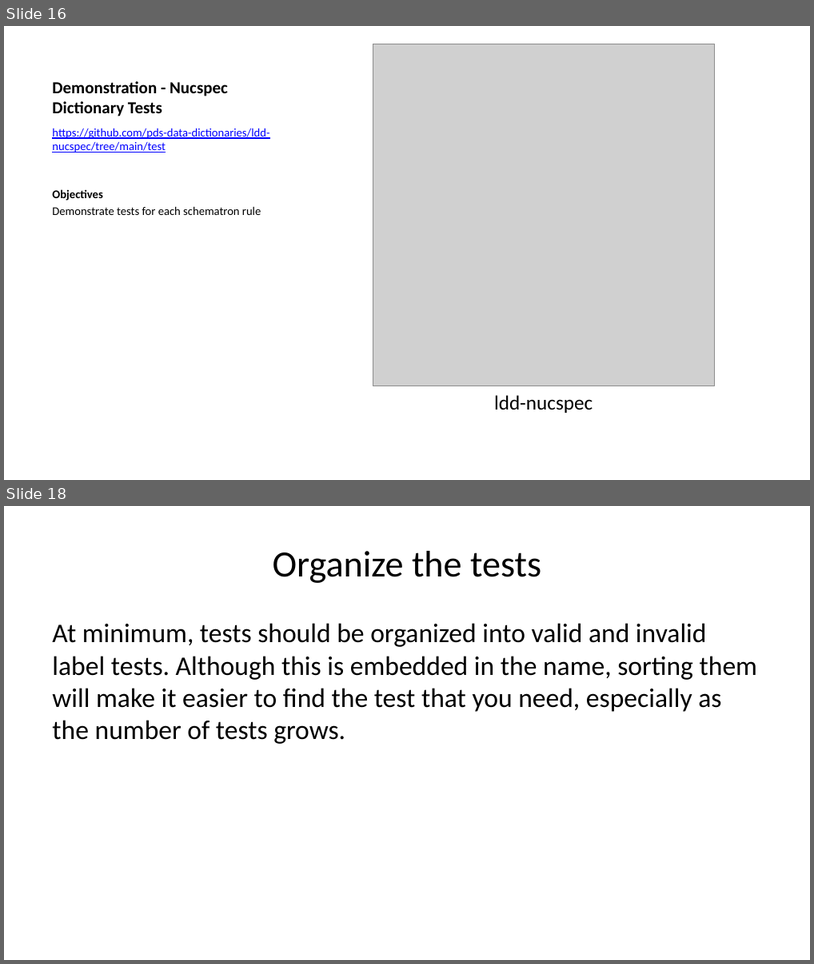
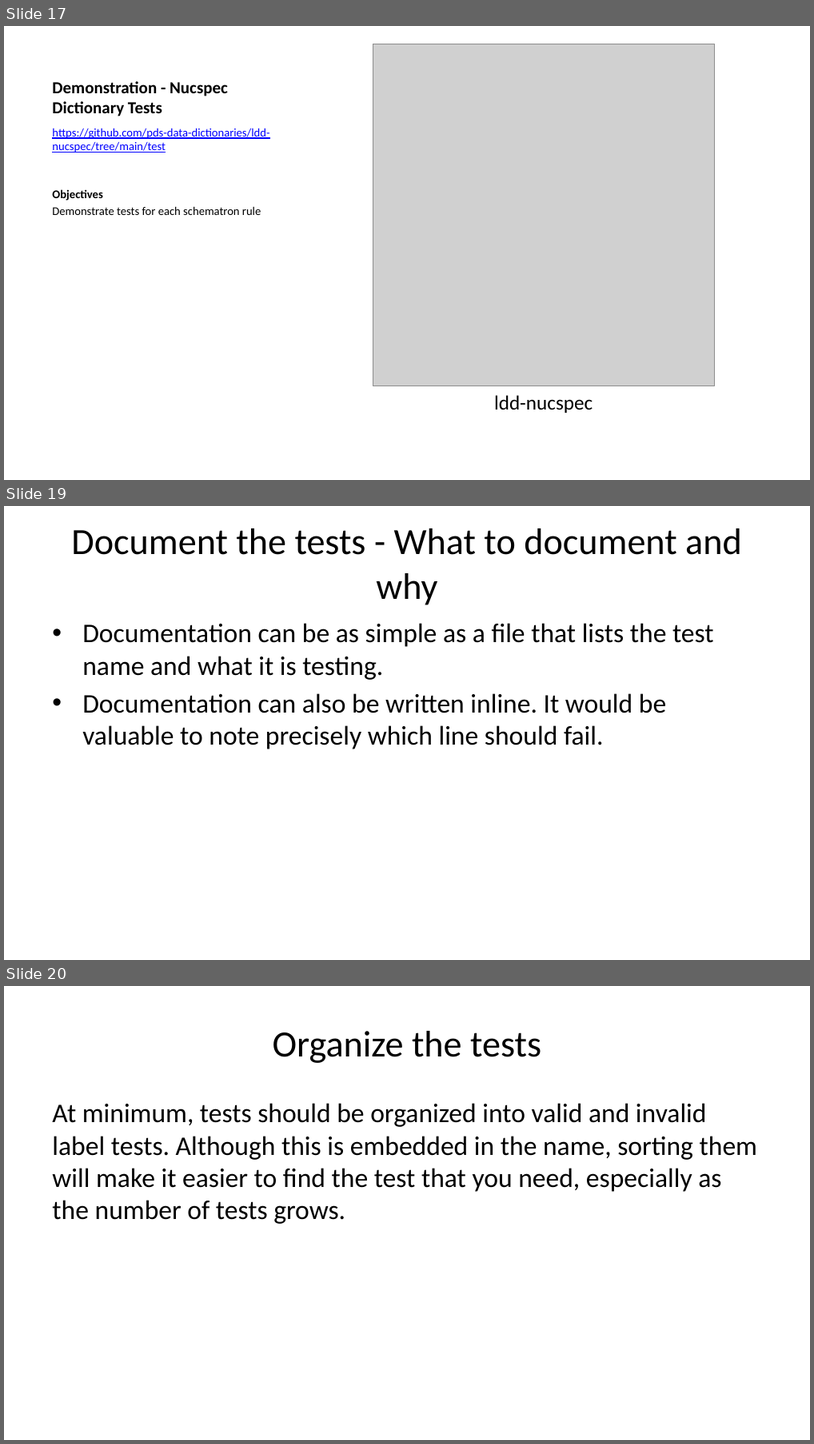
Before and after one commit to sbn-psi/dmsp, a slide deck: LDDTesting/stone-LDDTestingTechniques.pptx. Shown one above the other, each under a label of ours: slides 16 and 18 before the commit, slides 17, 19 and 20 after it; the slides between them are not shown. The pictures are 814x964 and 814x1444 pixels, drawn with LibreOffice and Linux fonts; fonts in the diff are those of the drawing; grey boxes stand for pictures. Boxes give left, top, right and bottom in pixels: in the first picture for what was removed or moved away, otherwise in the second. Text is boxed around its words. In the diff, an @@ line names an element or a change of style, - is before the commit and + after.

Commit message:
Split the test coverage and documentation slides

```diff
--- a/LDDTesting/stone-LDDTestingTechniques.pptx
+++ b/LDDTesting/stone-LDDTestingTechniques.pptx
@@ slide 19 added at (4,506,810,960), background #FFFFFF @@
@@ title added at (71,528,742,605), 33 pt, text #000000 @@
+Document the tests - What to document and why
@@ text added at (82,623,714,749), 24 pt, text #000000 @@
+• Documentation can be as simple as a file that lists the test name and what it is testing.
+• Documentation can also be written inline. It would be valuable to note precisely which line should fail.
@@ what was slide 16 is now slide 17 @@
@@ what was slide 18 is now slide 20 @@
```
Also in this commit, not shown: 2 slides changed, 1 other slide added, 2 other files.
